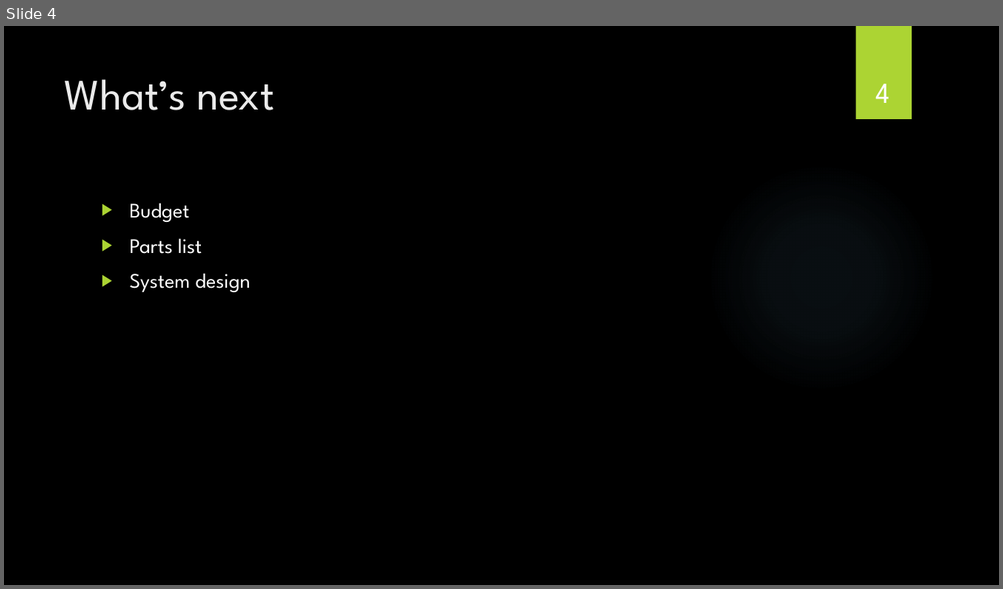
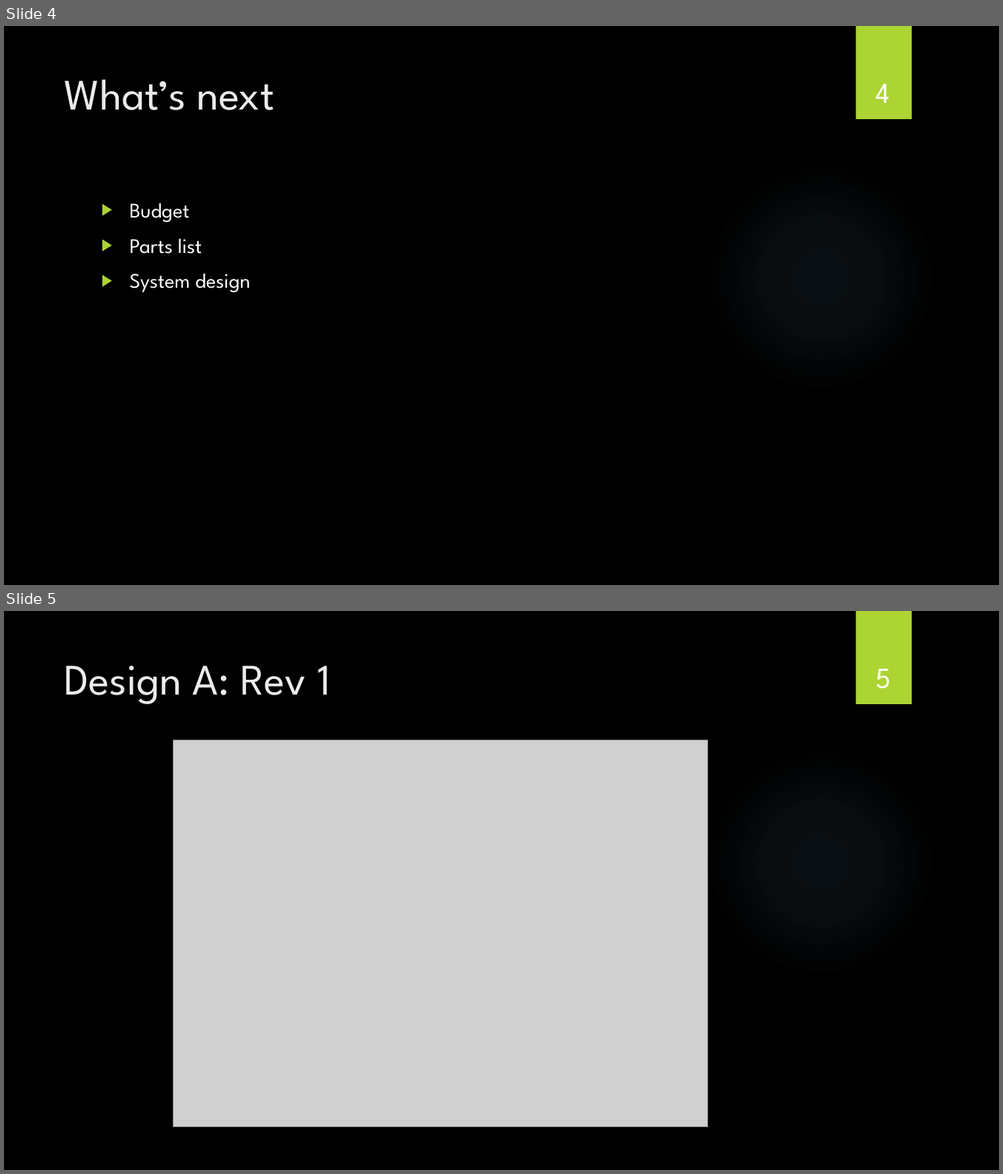
Before and after one commit to powellb1/CapStone, a slide deck: Documentation/Class Presentations/Are We There Yet Progress Report 3.pptx. Shown one above the other, each under a label of ours: slide 4 before the commit, slides 4 and 5 after it. The pictures are 1003x589 and 1003x1174 pixels, drawn with LibreOffice and Linux fonts; fonts in the diff are those of the drawing; grey boxes stand for pictures; background and template pictures are left out. Boxes give left, top, right and bottom in pixels: in the first picture for what was removed or moved away, otherwise in the second. Text is boxed around its words. In the diff, an @@ line names an element or a change of style, - is before the commit and + after.

```diff
--- a/Documentation/Class Presentations/Are We There Yet Progress Report 3.pptx
+++ b/Documentation/Class Presentations/Are We There Yet Progress Report 3.pptx
@@ slide 5 added at bbox=[4, 611, 999, 1170], background picture (left out); not listed: 2 template elements that a slide beside it also shows @@
@@ title added at bbox=[64, 666, 330, 704], 42 pt, text #EBEBEB @@
+Design A: Rev 1
@@ page number added at bbox=[875, 669, 891, 689], 28 pt, text #FFFFFF @@
+5
@@ picture added at bbox=[173, 741, 708, 1127] @@
```
Also in this commit, not shown: 1 other slide added, 1 other file.
